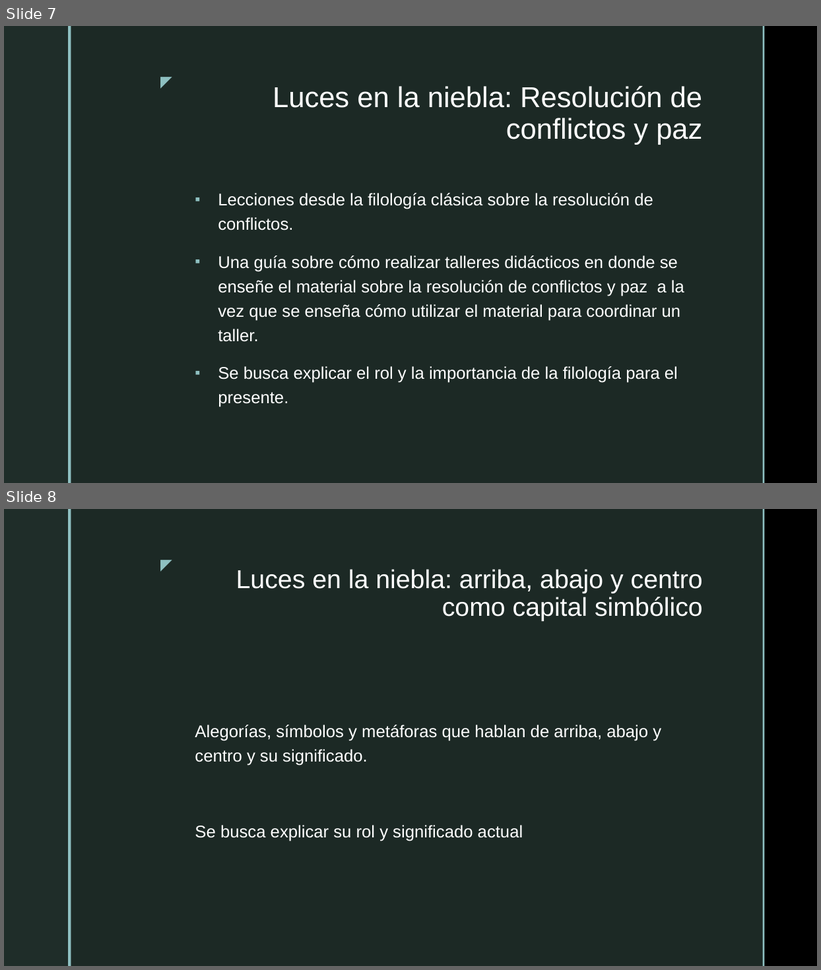
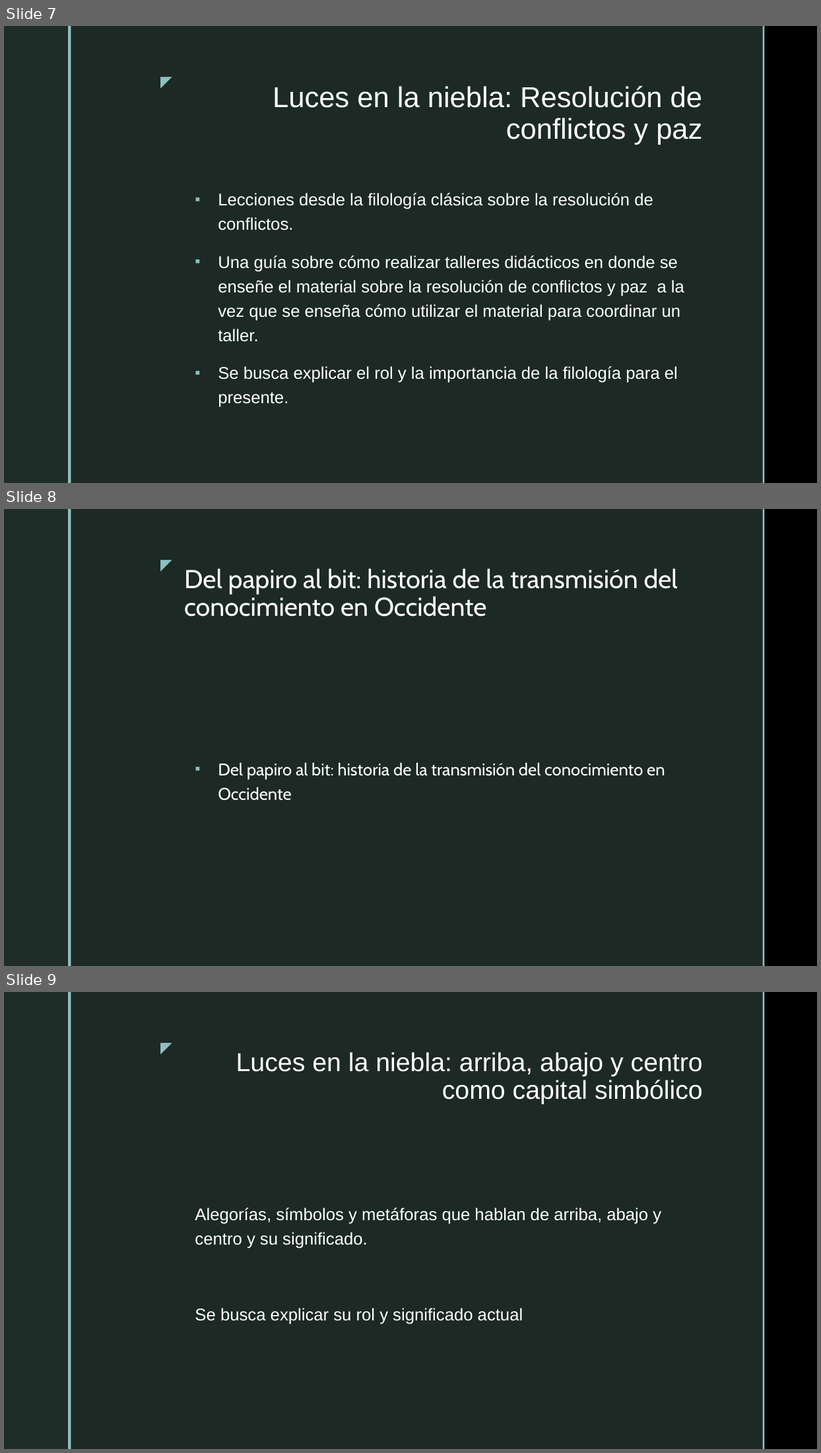
Before and after one commit to jcunisabana/philandfilm, a slide deck: luces en la niebla.pptx. Shown one above the other, each under a label of ours: slides 7 and 8 before the commit, slides 7, 8 and 9 after it. The pictures are 821x970 and 821x1453 pixels, drawn with LibreOffice and Linux fonts; fonts in the diff are those of the drawing; background and template pictures are left out. Boxes give left, top, right and bottom in pixels: in the first picture for what was removed or moved away, otherwise in the second. Text is boxed around its words. In the diff, an @@ line names an element or a change of style, - is before the commit and + after.

```diff
--- a/luces en la niebla.pptx
+++ b/luces en la niebla.pptx
@@ slide 8 added at box(4, 509, 817, 966), background picture (left out); not listed: 5 template elements that a slide beside it also shows @@
@@ title added at box(184, 568, 678, 617), 30.6 pt, text #FFFFFF @@
+Del papiro al bit: historia de la transmisión del conocimiento en Occidente
@@ text added at box(218, 762, 665, 801), 20 pt, text #FFFFFF @@
+▪ Del papiro al bit: historia de la transmisión del conocimiento en Occidente
@@ what was slide 8 is now slide 9 @@
```
Also in this commit, not shown: 1 slide changed, 1 other slide added.
